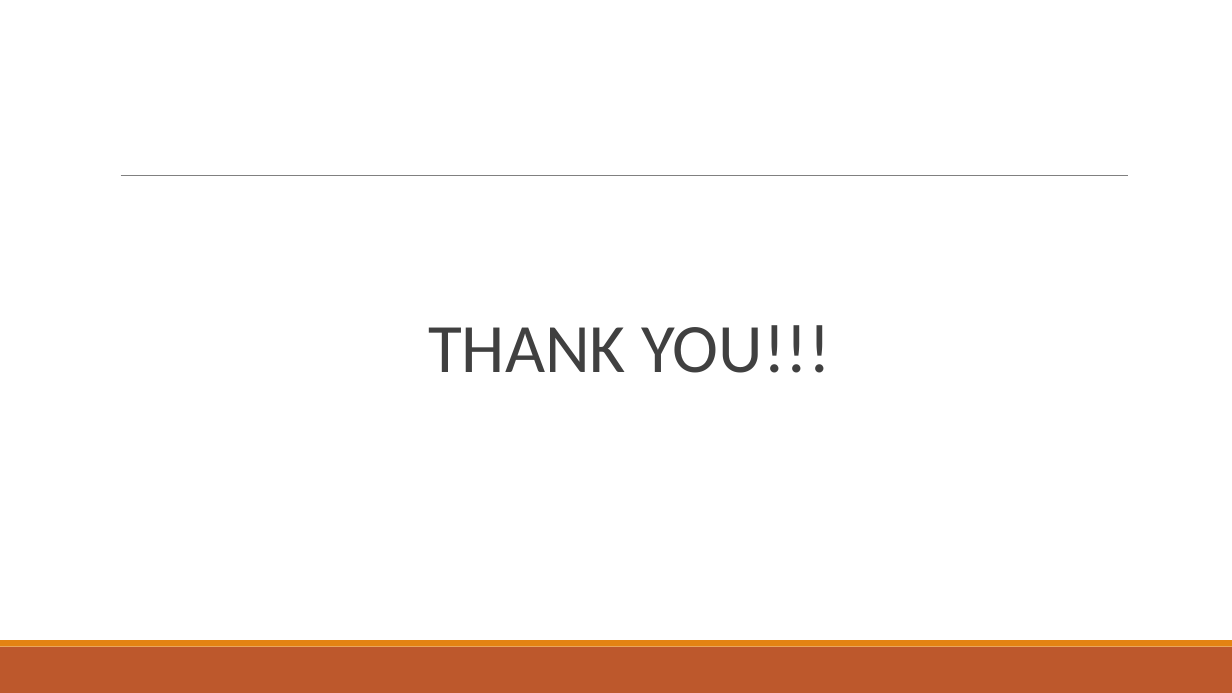
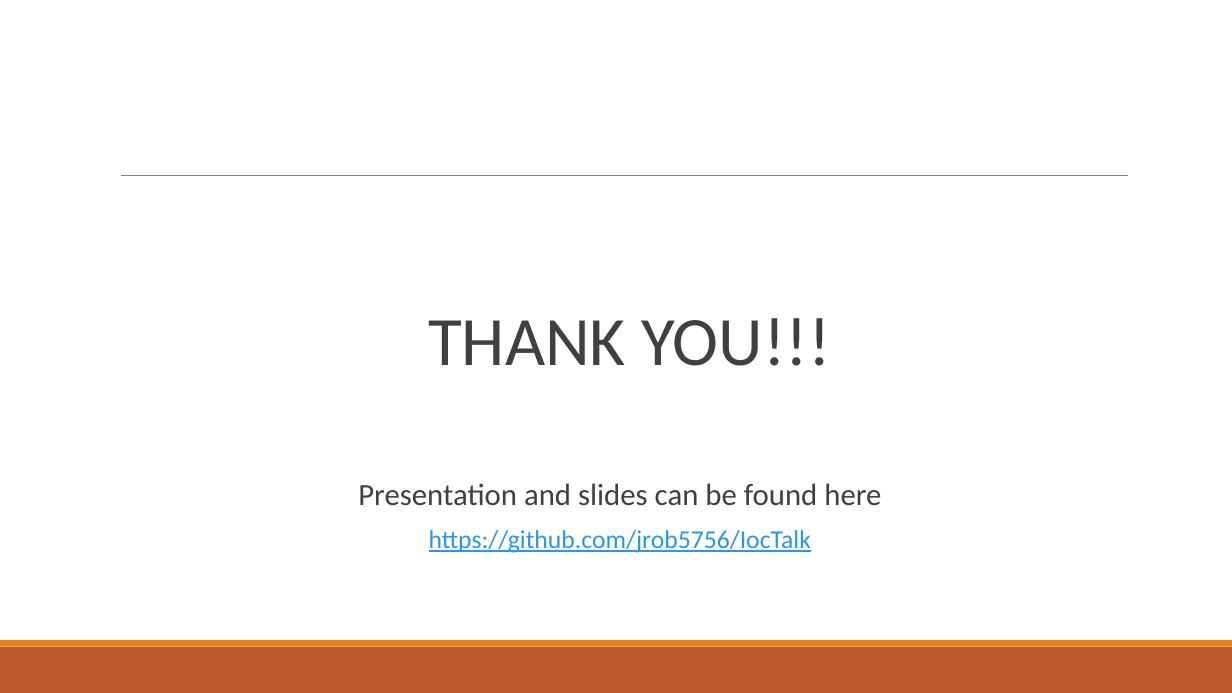
Before and after one commit to jrob5756/IocTalk, a slide deck: slide 32 of presentation/IOC-Talk.pptx (slide 31 before the commit). Drawn at 1232x693 pixels with LibreOffice and Linux fonts; fonts in the diff are those of the drawing. Boxes give left, top, right and bottom in pixels: in the first picture for what was removed or moved away, otherwise in the second. Text is boxed around its words. In the diff, an @@ line names an element or a change of style, - is before the commit and + after.

```diff
--- a/presentation/IOC-Talk.pptx
+++ b/presentation/IOC-Talk.pptx
@@ text at (428, 318, 830, 366): line spacing 0.9 to 0.8 @@
@@ text at (358, 483, 881, 553): paragraphs added @@
+Presentation and slides can be found here
+https://github.com/jrob5756/IocTalk
```
Also in this commit, not shown: 1 slide added, 25 other files.
